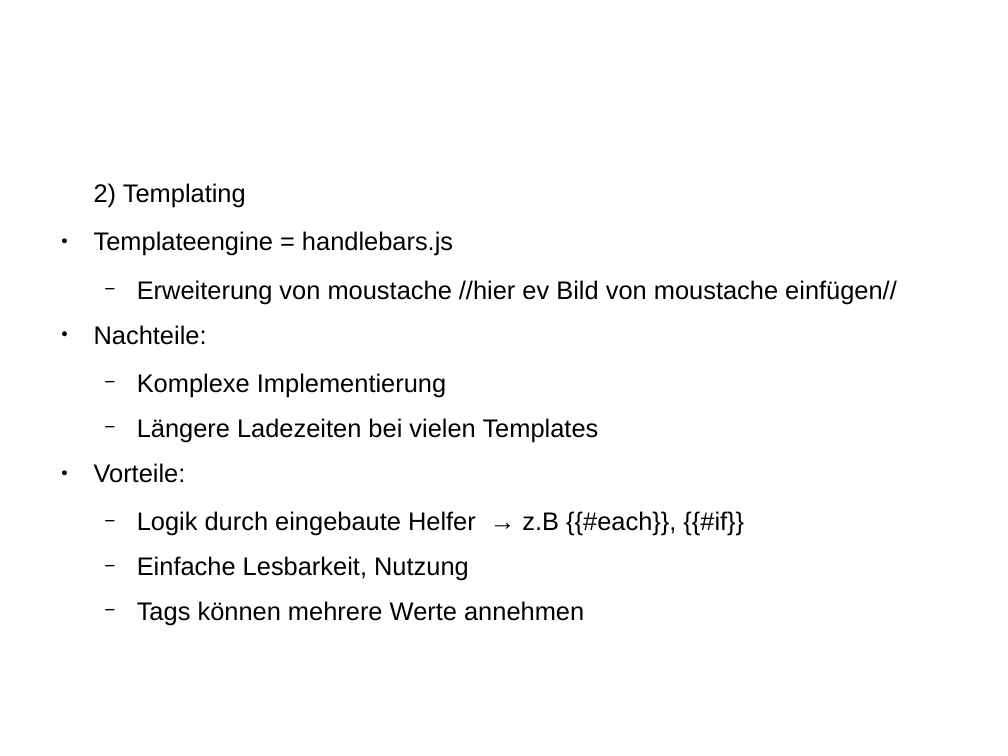
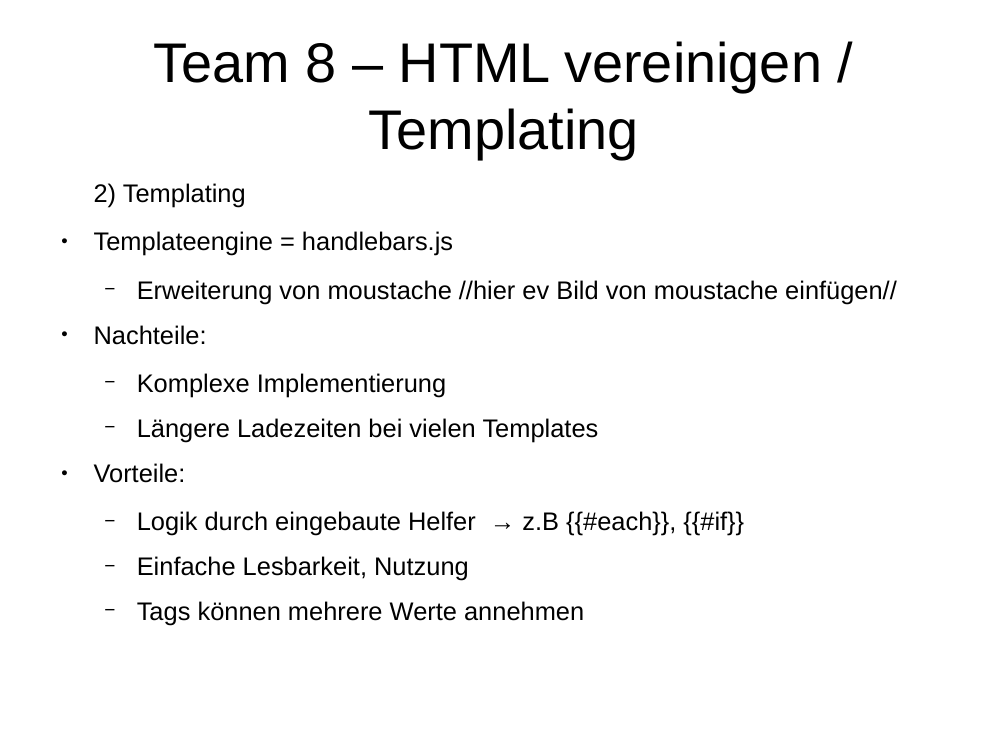
Before and after one commit to jomehr/wba1-2016-backslash, a slide deck: slide 1 of T08-HTML/presentation/T08-Präsi_raw.odp (slide 2 before the commit). Drawn at 1008x756 pixels with LibreOffice and Linux fonts; fonts in the diff are those of the drawing. Boxes give left, top, right and bottom in pixels: in the first picture for what was removed or moved away, otherwise in the second. Text is boxed around its words. In the diff, an @@ line names an element or a change of style, - is before the commit and + after.

```diff
--- a/T08-HTML/presentation/T08-Präsi_raw.odp
+++ b/T08-HTML/presentation/T08-Präsi_raw.odp
@@ title added at (154,41,822,159), 44 pt, text #000000 @@
+Team 8 – HTML vereinigen / Templating
```
Also in this commit, not shown: 2 other slides changed, 1 other file.
